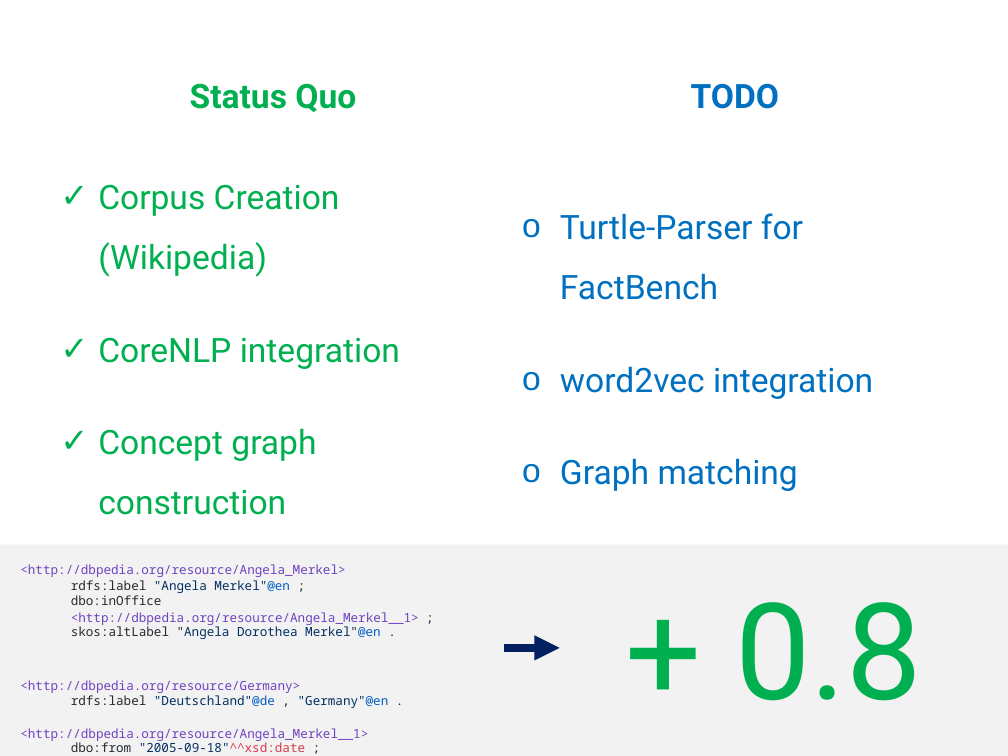
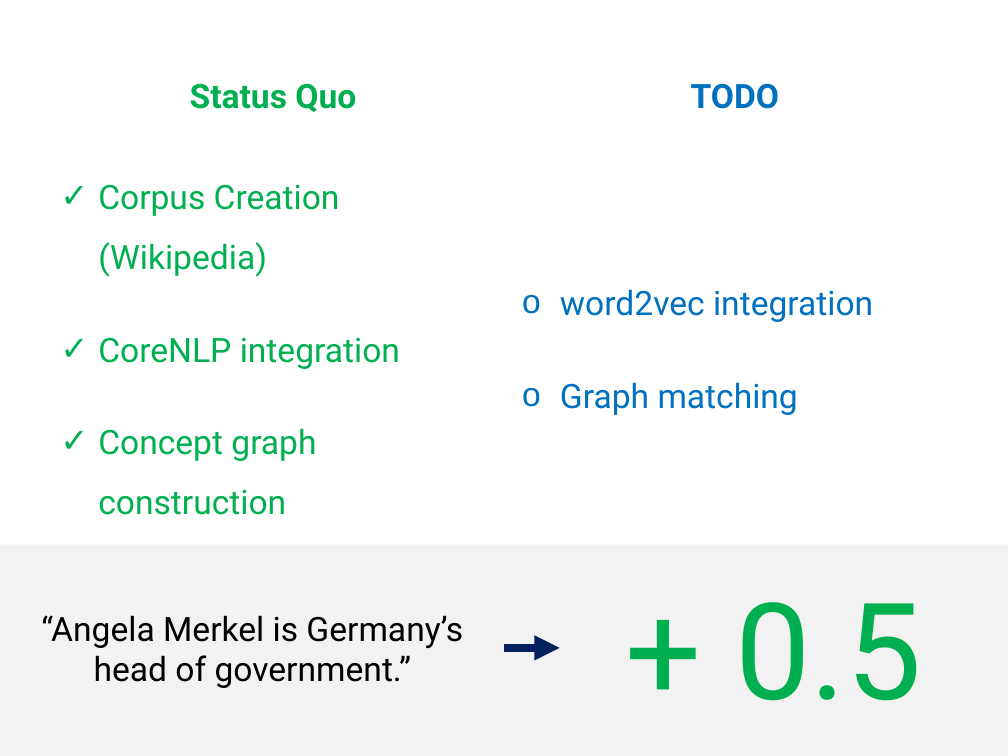
Before and after one commit to ConfirmatioExMachina/docs, a slide deck: slide 7 of midTermPresentation.pptx (slide 8 before the commit). Drawn at 1008x756 pixels with LibreOffice and Linux fonts; fonts in the diff are those of the drawing. Boxes give left, top, right and bottom in pixels: in the first picture for what was removed or moved away, otherwise in the second. Text is boxed around its words. In the diff, an @@ line names an element or a change of style, - is before the commit and + after.

```diff
--- a/midTermPresentation.pptx
+++ b/midTermPresentation.pptx
@@ text at <box>560,213,803,300</box>: paragraph removed @@
-o Turtle-Parser for FactBench
@@ table removed at <box>20,560,489,756</box>, 11 rows, 1 columns @@
-<http://dbpedia.org/resource/Angela_Merkel>
-rdfs:label "Angela Merkel"@en ;
-dbo:inOffice <http://dbpedia.org/resource/Angela_Merkel__1> ;
-skos:altLabel "Angela Dorothea Merkel"@en .
-
-<http://dbpedia.org/resource/Germany>
-rdfs:label "Deutschland"@de , "Germany"@en .
-<http://dbpedia.org/resource/Angela_Merkel__1>
-dbo:from "2005-09-18"^^xsd:date ;
-dbo:office <http://dbpedia.org/resource/Germany> ;
-dbo:to "2009-09-27"^^xsd:date .
@@ text added at <box>41,615,463,688</box>, 24 pt, text #000000 @@
+“Angela Merkel is Germany’s
+head of government.”
@@ text at <box>735,602,921,701</box>: text changed @@
-+ 0.8
++ 0.5
```
Also in this commit, not shown: 1 other slide changed, 1 slide added, 2 slides removed.
